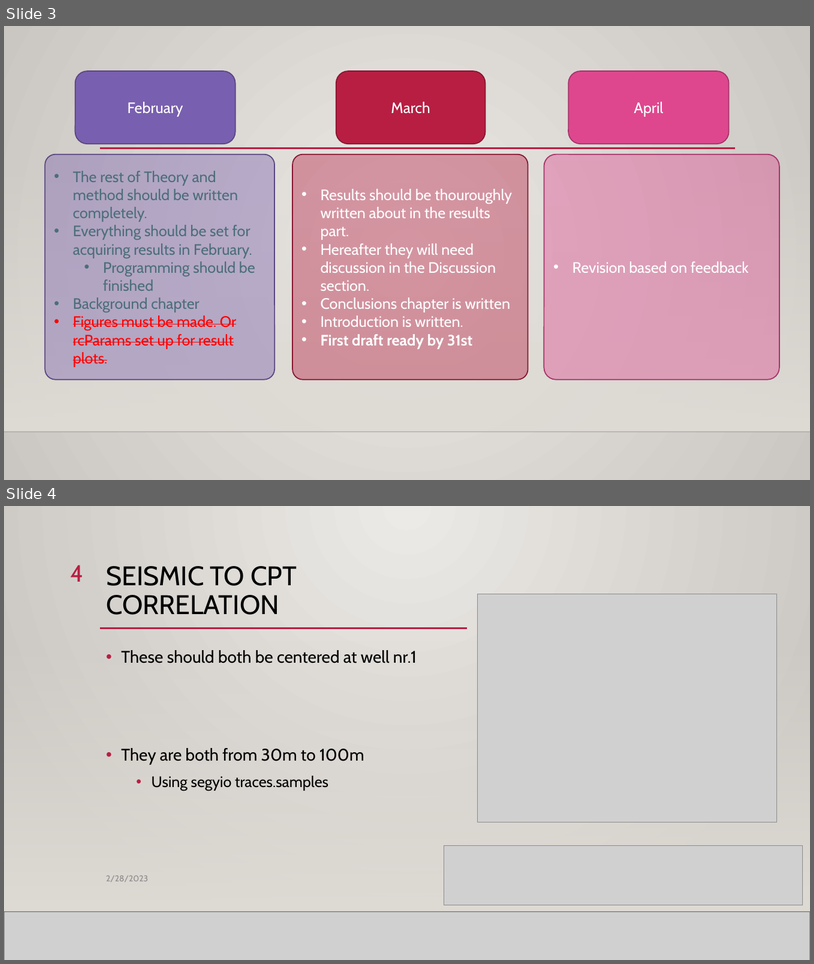
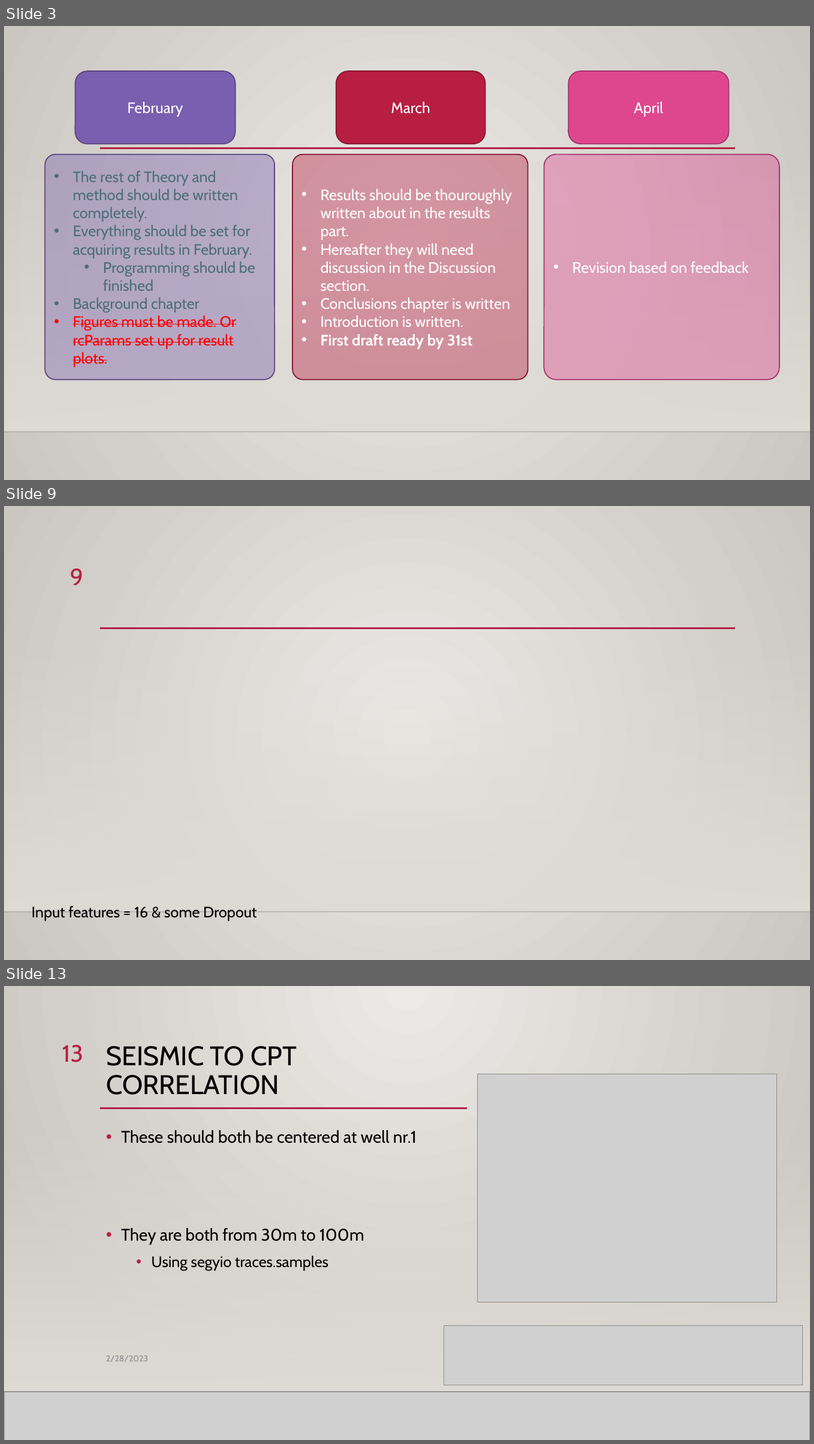
Before and after one commit to sjurmsc/MSC2023, a slide deck: Meeting Presentations/02.03.2023_General_Meeting.pptx. Shown one above the other, each under a label of ours: slides 3 and 4 before the commit, slides 3, 9 and 13 after it; the slides between them are not shown. The pictures are 814x964 and 814x1444 pixels, drawn with LibreOffice and Linux fonts; fonts in the diff are those of the drawing; grey boxes stand for pictures; background and template pictures are left out. Boxes give left, top, right and bottom in pixels: in the first picture for what was removed or moved away, otherwise in the second. Text is boxed around its words. In the diff, an @@ line names an element or a change of style, - is before the commit and + after.

```diff
--- a/Meeting Presentations/02.03.2023_General_Meeting.pptx
+++ b/Meeting Presentations/02.03.2023_General_Meeting.pptx
@@ slide 9 added at (x1=4, y1=506, x2=810, y2=960), background picture (left out); not listed: 3 template elements that a slide beside it also shows @@
@@ page number added at (x1=70, y1=568, x2=83, y2=585), 28 pt, text #B71E42 @@
+9
@@ text added at (x1=32, y1=906, x2=257, y2=921), 18 pt, text #000000 @@
+Input features = 16 & some Dropout
@@ what was slide 4 is now slide 13 @@
@@ page number at (x1=62, y1=1045, x2=83, y2=1062): text changed @@
-4
+13
```
Also in this commit, not shown: 2 slides changed, 9 other slides added.
